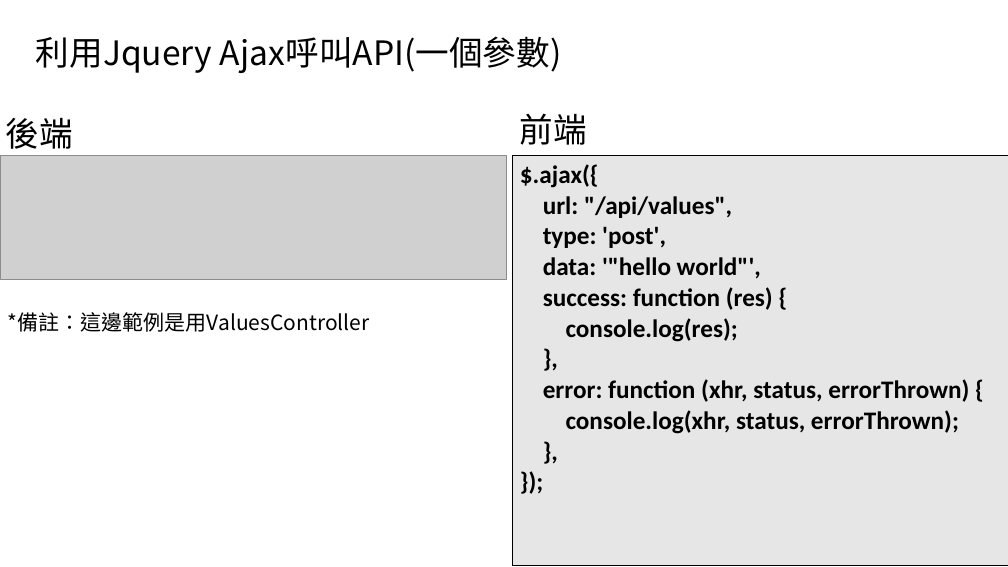
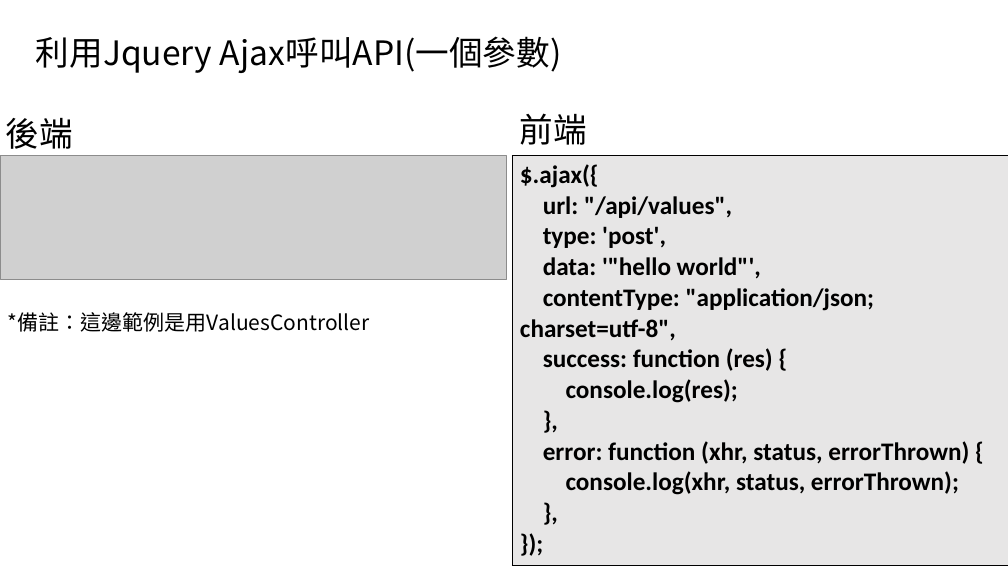
Before and after one commit to HueiYou/WebApiPractice, a slide deck: slide 46 of Web API教學與實做.pptx. Drawn at 1008x567 pixels with LibreOffice and Linux fonts; fonts in the diff are those of the drawing; grey boxes stand for pictures. Boxes give left, top, right and bottom in pixels: in the first picture for what was removed or moved away, otherwise in the second. Text is boxed around its words. In the diff, an @@ line names an element or a change of style, - is before the commit and + after.

```diff
--- a/Web API教學與實做.pptx
+++ b/Web API教學與實做.pptx
@@ table at (x1=513, y1=156, x2=1008, y2=565) @@
@@ row 1, column 1: "$.ajax({ / url: "/api/values", / type: 'post', / data: '"hello world"', / success: function (res) { / console.log(res); / }, / error: function (xhr, status, errorThrown) { / console.log(xhr, status, errorThrown); / }, / });" to "$.ajax({ / url: "/api/values", / type: 'post', / data: '"hello world"', / contentType: "application/json; charset=utf-8", / success: function (res) { / console.log(res); / }, / error: function (xhr, status, errorThrown) { / console.log(xhr, status, errorThrown); / }, / });" @@
```
Also in this commit, not shown: 2 other slides changed, 1 other file.
